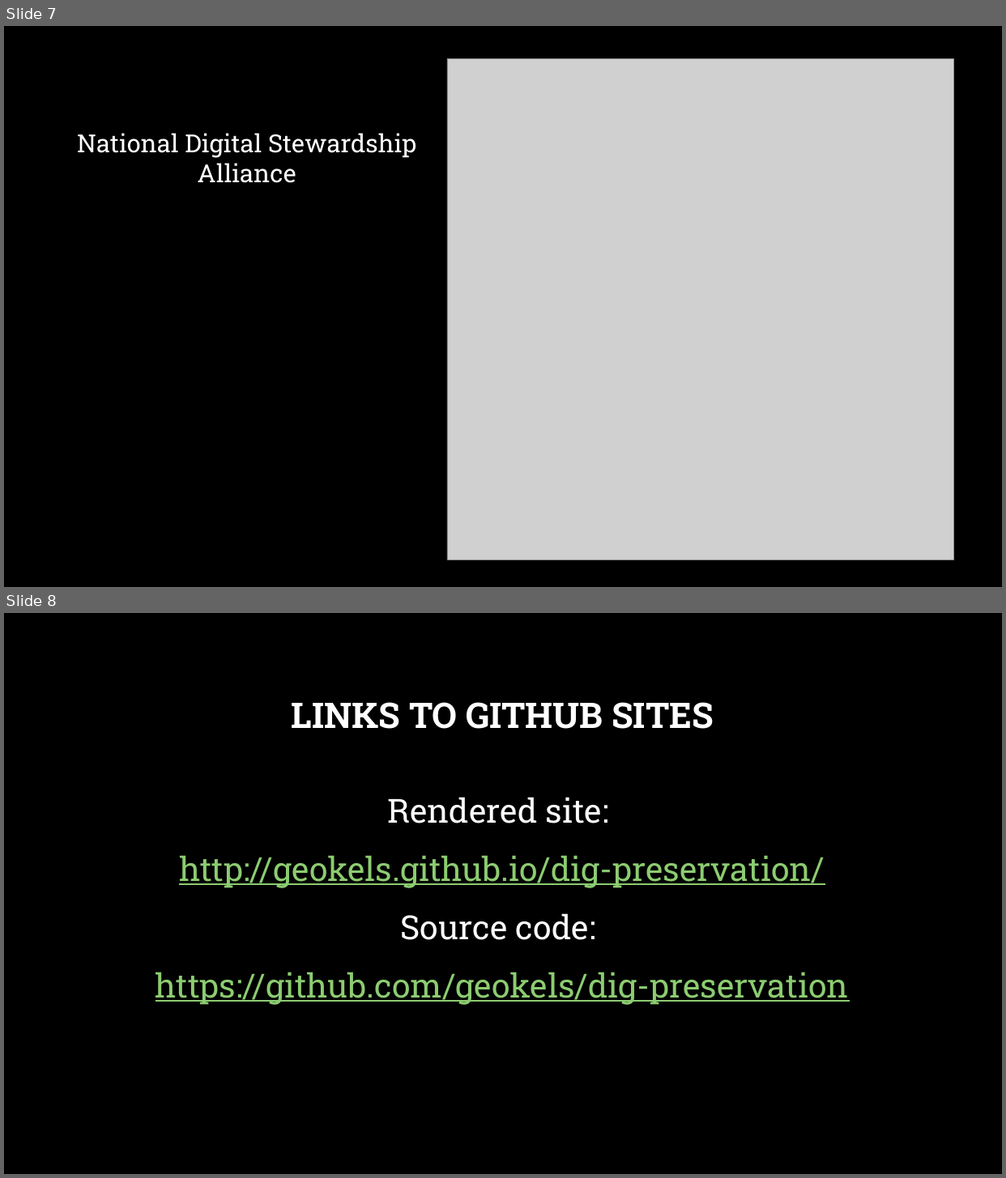
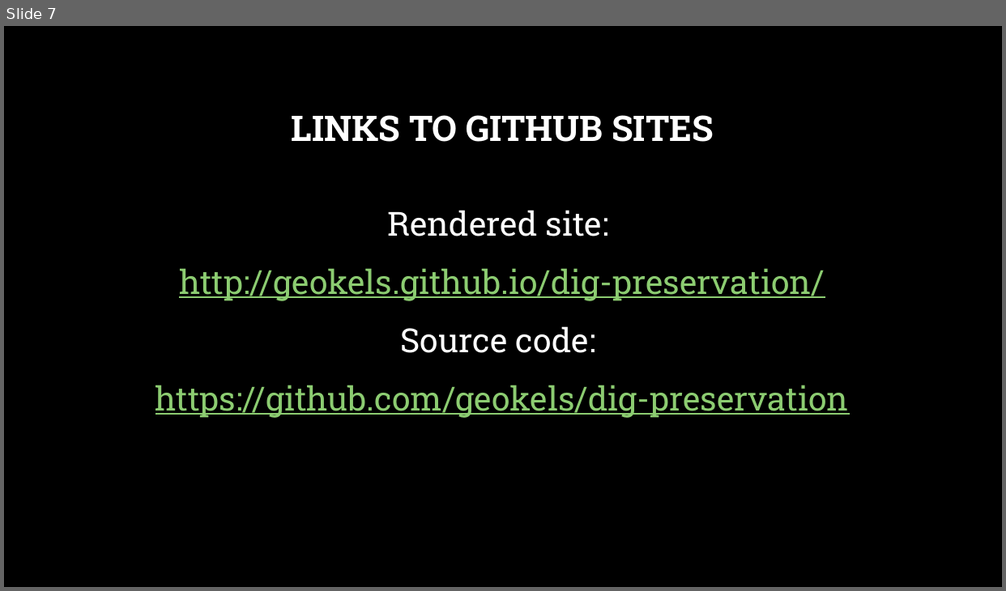
Before and after one commit to geokels/dig-preservation, a slide deck: fig/Cultivating a Culture of Digital Preservation.pptx. Shown one above the other, each under a label of ours: slides 7 and 8 before the commit, slide 7 after it. The pictures are 1006x1178 and 1006x591 pixels, drawn with LibreOffice and Linux fonts; fonts in the diff are those of the drawing; grey boxes stand for pictures; background and template pictures are left out. Boxes give left, top, right and bottom in pixels: in the first picture for what was removed or moved away, otherwise in the second. Text is boxed around its words. In the diff, an @@ line names an element or a change of style, - is before the commit and + after.

```diff
--- a/fig/Cultivating a Culture of Digital Preservation.pptx
+++ b/fig/Cultivating a Culture of Digital Preservation.pptx
@@ slide 7 removed at (4, 26, 1002, 587), background picture (left out) @@
@@ picture removed at (447, 58, 954, 560) @@
@@ text removed at (77, 133, 416, 183) @@
-National Digital Stewardship Alliance
@@ what was slide 8 is now slide 7 @@
```
Also in this commit, not shown: 1 slide changed, 1 slide added, 2 other slides removed, 8 other files.
